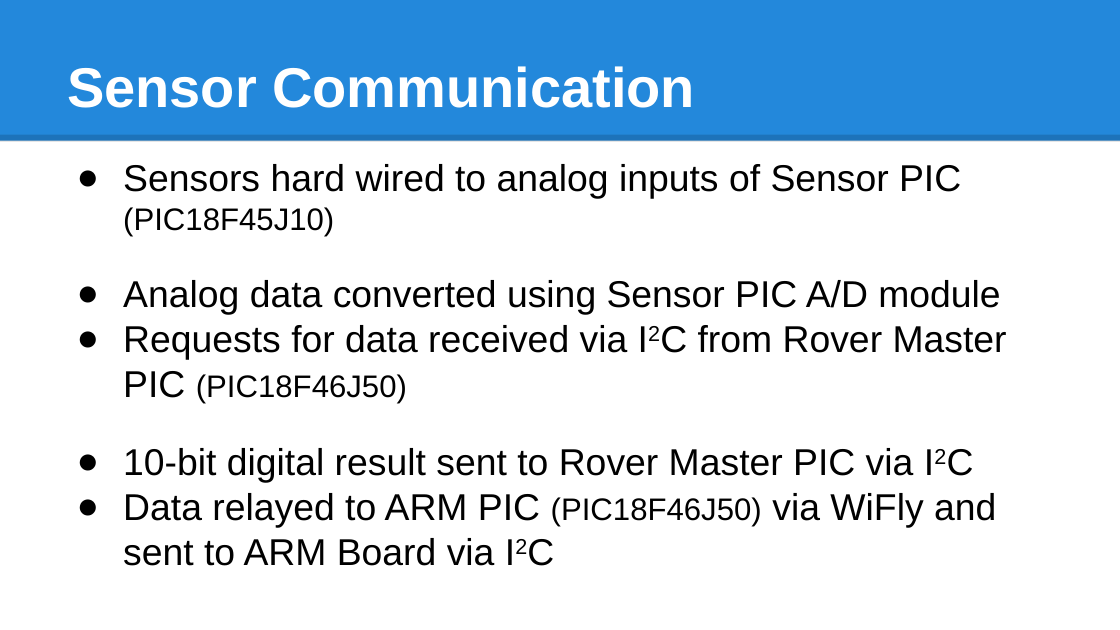
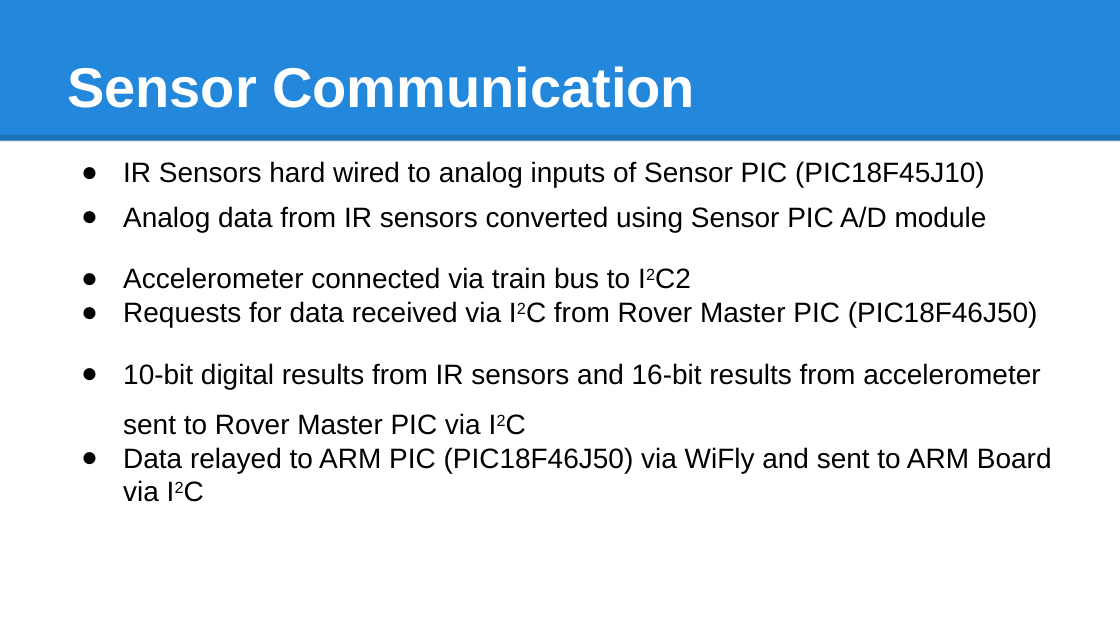
Before and after one commit to bhiln/EDTeam7, a slide deck: slide 7 of Documentation/Presentations/ECE 4534 Presentation.pptx. Drawn at 1120x630 pixels with LibreOffice and Linux fonts; fonts in the diff are those of the drawing. Boxes give left, top, right and bottom in pixels: in the first picture for what was removed or moved away, otherwise in the second. Text is boxed around its words. In the diff, an @@ line names an element or a change of style, - is before the commit and + after.

```diff
--- a/Documentation/Presentations/ECE 4534 Presentation.pptx
+++ b/Documentation/Presentations/ECE 4534 Presentation.pptx
@@ text at (123, 161, 987, 289): text changed; size 24 to 18 pt @@
-● Sensors hard wired to analog inputs of Sensor PIC (PIC18F45J10)
-● Analog data converted using Sensor PIC A/D module
+● IR Sensors hard wired to analog inputs of Sensor PIC (PIC18F45J10)
+● Analog data from IR sensors converted using Sensor PIC A/D module
+● Accelerometer connected via train bus to I2C2
@@ text at (123, 301, 1052, 502): size 24 to 18 pt in "Requests for data received via I2C from ...", "Data relayed to ARM PIC via WiFly ..."; size 20 to 18 pt in "(PIC18F46J50)", "(PIC18F46J50)"; indent changed @@
@@ text at (123, 363, 1040, 435): text changed; size 24 to 18 pt @@
-● 10-bit digital result sent to Rover Master PIC via I2C
+● 10-bit digital results from IR sensors and 16-bit results from accelerometer sent to Rover Master PIC via I2C
```
Also in this commit, not shown: 4 other slides changed, 2 other files.
